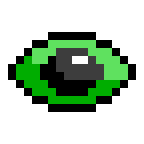
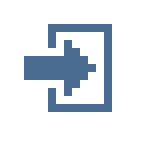
Two versions of the same layered image (144 × 144). Layer-by-layer changes:
hid "Слой #3" over [8,32,136,112]
added layer "Слой #11" above "Слой #6" over [24,40,96,96]
added layer "Копия Копия Копия Слой copy" above "Копия Копия Слой copy" over [40,24,120,112]
